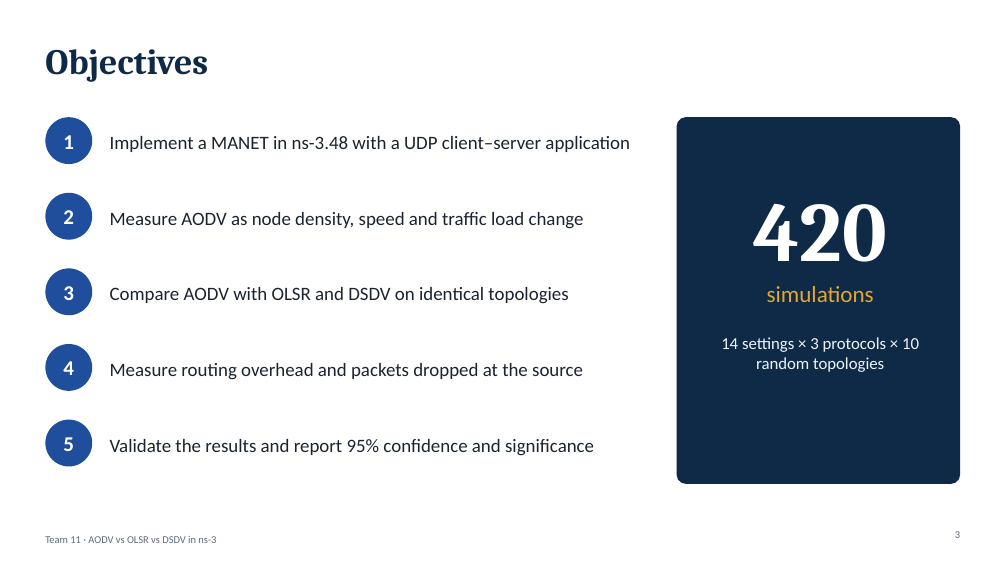
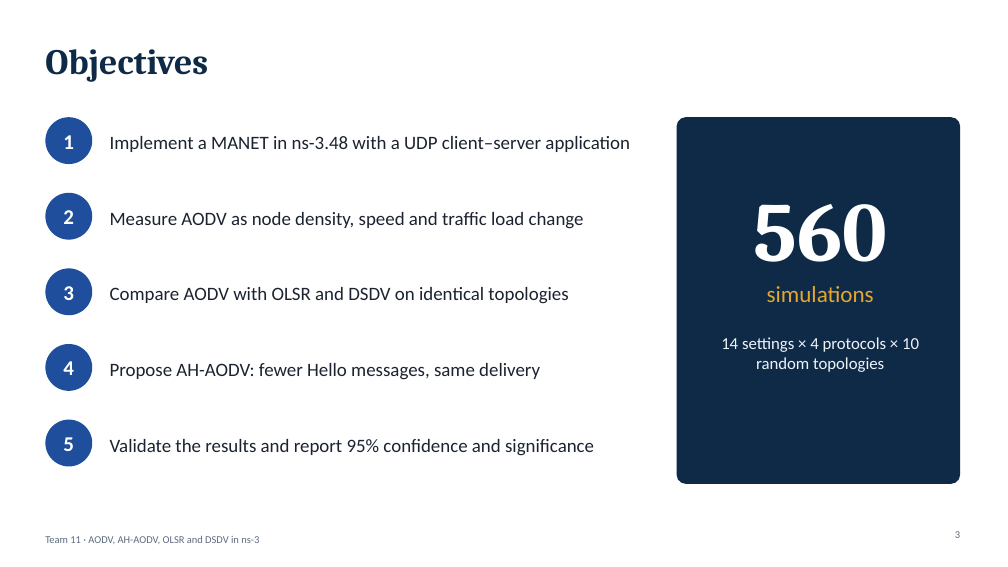
Before and after one commit to vijethmd/manet-routing-comparison, a slide deck: slide 3 of submissions/AODV_OLSR_DSDV_MANET_Team11.pptx. Drawn at 1008x567 pixels with LibreOffice and Linux fonts; fonts in the diff are those of the drawing. Boxes give left, top, right and bottom in pixels: in the first picture for what was removed or moved away, otherwise in the second. Text is boxed around its words. In the diff, an @@ line names an element or a change of style, - is before the commit and + after.

Commit message:
Update report and slides for AH-AODV and the AAT report guidelines
Report (PDF and Word): adds AH-AODV and its performance analysis; now
25 pages at a true 12 pt with every chapter within its page limit and a
192-word abstract. The earlier PDF had been shrunk to about 8.4 pt by a
table wider than the text block.

Slides (PPTX and PDF): one slide of graphs per experiment and an AH-AODV
slide; jitter, NRL and the validation slide removed.

```diff
--- a/submissions/AODV_OLSR_DSDV_MANET_Team11.pptx
+++ b/submissions/AODV_OLSR_DSDV_MANET_Team11.pptx
@@ text at [753, 204, 887, 262]: text changed @@
-420
+560
@@ text at [721, 337, 919, 372]: text changed @@
-14 settings × 3 protocols × 10 random topologies
+14 settings × 4 protocols × 10 random topologies
@@ text at [110, 363, 540, 380]: text changed @@
-Measure routing overhead and packets dropped at the source
+Propose AH-AODV: fewer Hello messages, same delivery
@@ text at [45, 535, 259, 544]: text changed @@
-Team 11 · AODV vs OLSR vs DSDV in ns-3
+Team 11 · AODV, AH-AODV, OLSR and DSDV in ns-3
```
Also in this commit, not shown: 14 other slides changed, 2 slides added, 3 other files.
